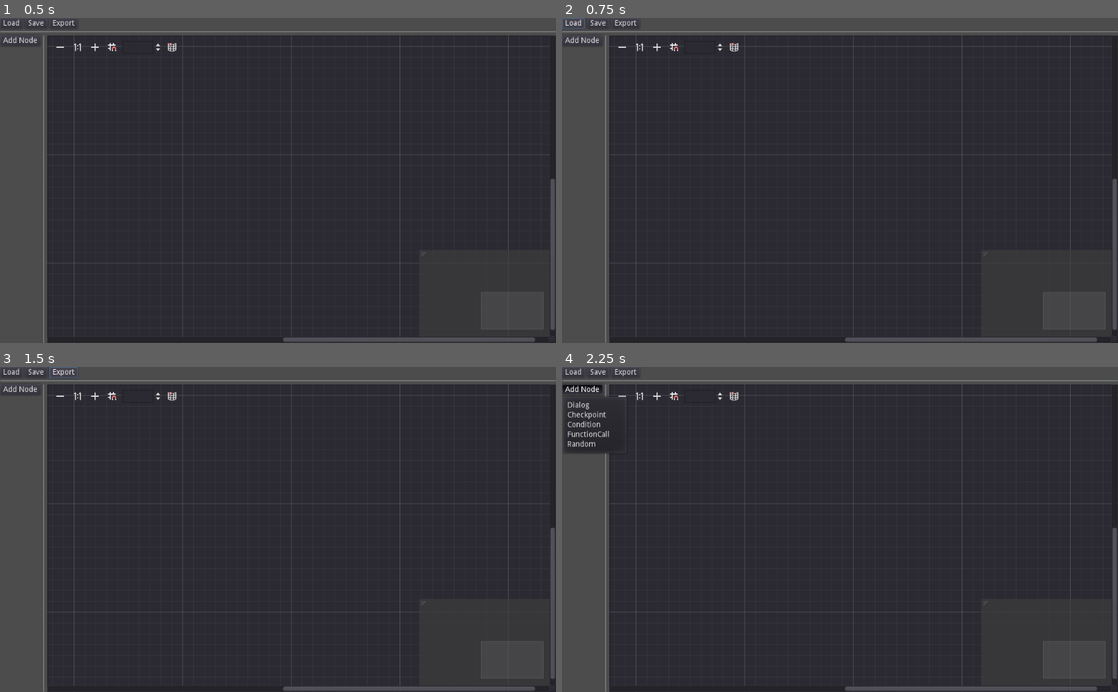
Above: before the commit, frames 1-4 (two rows, left to right).
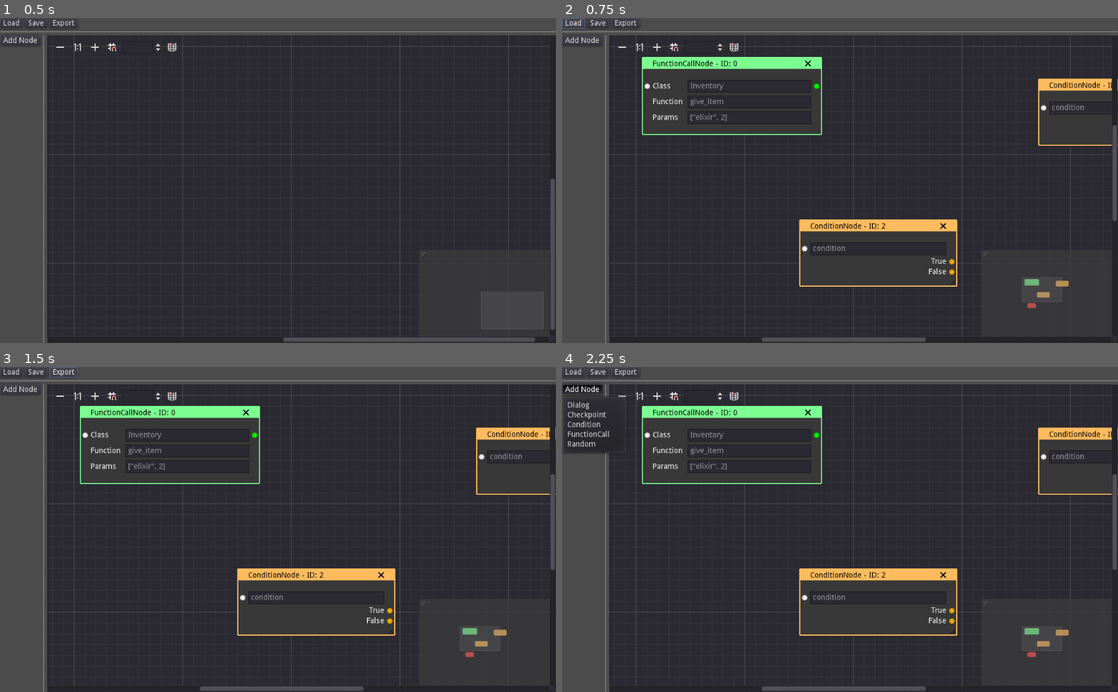
Above: after the commit, the same moments.

Repository: fossegutten/FuzzyStoryEditor
Game: Godot game, scene res://StoryEditor.tscn
Two runs of this game, one before a commit and one after it. Both use one fixed random seed, a clock stepped at 60 frames per second and the inputs below.
Inputs:
- Up to frame 1 (0.5 s): no input
- Up to frame 2 (0.75 s): click "Load" at 0.5 s
- Up to frame 3 (1.5 s): click "Export" at 1.25 s
- Up to frame 4 (2.25 s): click "Add Node" at 2 s

Frame 1 is identical in both runs. In frame 2, 5.1% of the frame differs, in the area x 14-100%, y 11-100%; in frame 3, 5.1%; in frame 4, 5.1%.
Error before the commit: Invalid call to function 'load_resource' in base 'Node (StorySaveLoad.gd)'. Expected 1 arguments. (res://StoryEditor.gd:46)

Commit message:
basic loading works,
but connections and node type specifics are missing

Diff:
--- a/StoryEditor.gd
+++ b/StoryEditor.gd
@@ -35,11 +35,11 @@
 
 	graph_edit.set_new_node_offset(target_pos, false)
 
-	graph_edit.create_node(id)
+	graph_edit.create_node_from_enum(id)
 
 
 func _on_AddNodePopupMenu_id_pressed(id):
-	graph_edit.create_node(id)
+	graph_edit.create_node_from_enum(id)
 
 
 func _on_LoadButton_pressed():
--- a/StoryGraphEdit.gd
+++ b/StoryGraphEdit.gd
@@ -10,6 +10,7 @@
 onready var random_node : PackedScene = preload("res://nodes/RandomNode.tscn")
 
 const POPUP_MENU_SIZE := Vector2(100, 100)
+const AUTO := -1
 
 var new_node_offset : Vector2 = Vector2() setget set_new_node_offset
 
@@ -26,7 +27,16 @@
 #		new_node_offset = new_node_offset.snapped(Vector2.ONE * snap_distance)
 
 
-func assign_node_id(node : EventNode) -> void:
+
+func is_node_id_free(id : int) -> bool:
+	for i in get_event_nodes():
+		if i.get_node_id() == id:
+			return false
+	return true
+
+
+func generate_free_node_id() -> int:
+#func assign_node_id(node : EventNode) -> int:
 
 	var used_ids : Array = []
 	for i in get_event_nodes():
@@ -36,7 +46,8 @@
 	while new_id in used_ids:
 		new_id += 1
 
-	node.set_node_id(new_id)
+	return new_id
+#	node.set_node_id(new_id)
 #	print("New id %s for node %s" % [new_id, node])
 
 
@@ -59,42 +70,60 @@
 	return false
 
 
-func create_node(node_type : int):
+func create_node_from_enum(enum_value : int, node_id : int = AUTO) -> void:
+	var type : String
+
+	match enum_value:
+		EventNode.NodeType.DIALOG:
+			type = "DialogNode"
+		EventNode.NodeType.CHECKPOINT:
+			type = "CheckpointNode"
+		EventNode.NodeType.CONDITION:
+			type = "ConditionNode"
+		EventNode.NodeType.FUNCTION_CALL:
+			type = "FunctionCallNode"
+		EventNode.NodeType.RANDOM:
+			type = "RandomNode"
+
+	create_node_from_string(type, node_id)
+
+
+func create_node_from_string(node_type : String, node_id : int = AUTO) -> GraphNode:
 
 	var new_node : EventNode
-	var node_name : String = "EventNode"
 
 	match node_type:
-		EventNode.NodeType.DIALOG:
+		"DialogNode":
 			new_node = dialog_node.instance()
-			node_name = "DialogNode"
-		EventNode.NodeType.CHECKPOINT:
+		"CheckpointNode":
 			new_node = checkpoint_node.instance()
-			node_name = "CheckpointNode"
-		EventNode.NodeType.CONDITION:
+		"ConditionNode":
 			new_node = condition_node.instance()
-			node_name = "ConditionNode"
-		EventNode.NodeType.FUNCTION_CALL:
+		"FunctionCallNode":
 			new_node = function_call_node.instance()
-			node_name = "FunctionCallNode"
-		EventNode.NodeType.RANDOM:
+		"RandomNode":
 			new_node = random_node.instance()
-			node_name = "RandomNode"
 		_:
-			printerr("undefined event node type")
-			return
+			printerr("undefined event node type '%s', returning" % node_type)
+			return null
 
 	new_node.connect("close_request", self, "_on_EventNode_close_request", [new_node])
 	new_node.connect("resize_request", self, "_on_EventNode_resize_request", [new_node])
 
 	add_child(new_node)
-	assign_node_id(new_node)
+
+	if node_id == AUTO:
+		node_id = generate_free_node_id()
+#		assign_node_id(new_node)
+#	else:
+	new_node.set_node_id(node_id)
 
 	new_node.offset = new_node_offset
-#	new_node.rect_position = new_node_offset
 
-	new_node.name = "%s%d" % [node_name, new_node.get_node_id()]
-	new_node.title = "%s - ID: %d" % [node_name, new_node.get_node_id()]
+	new_node.name = "%s%d" % [node_type, new_node.get_node_id()]
+	new_node.title = "%s - ID: %d" % [node_type, new_node.get_node_id()]
+
+	return new_node
 
 
 func _on_EventNode_resize_request(size : Vector2, requester : GraphNode) -> void:
--- a/StoryParser.gd
+++ b/StoryParser.gd
@@ -5,10 +5,52 @@
 #onready var graph_edit : GraphEdit = $"../VBox/HBox2/StoryGraphEdit"
 
 
-func array_to_graph(graph_edit : GraphEdit, event_nodes : Array) -> bool:
+func array_to_graph(graph_edit : GraphEdit, event_nodes_dicts : Array) -> bool:
+
+	var dict_nodes : Array = []
+
+	for i in event_nodes_dicts:
+		var node : EventNode = create_node_from_dictionary(graph_edit, i)
+		if node != null:
+			dict_nodes.append(node)
+
 
 
 	return false
+
+
+func create_node_from_dictionary(graph_edit : GraphEdit, dict : Dictionary) -> EventNode:
+
+	if !dict.has("node_type"):
+		printerr("Node not created. Not valid dictionary: %s" % dict)
+		return null
+
+	# assume the dictionary is valid, if we get to here
+
+	var node : EventNode = null
+
+	# common data for all nodes
+	var node_type : String = dict["node_type"]
+	var node_id : int = dict["node_id"]
+	var metadata : Dictionary = dict["metadata"]
+
+
+	node = graph_edit.create_node_from_string(node_type, node_id)
+
+	# node name should not be needed for anything, but connections might be useful to store in metadata
+	node.offset = metadata["position"]
+	node.rect_size = metadata["size"]
+
+	# node specific variables
+	if node_type == "CheckPointNode":
+		node.set_checkpoint_text(node["checkpoint"])
+
+		# TODO
+		# continue this, with connections etc.
+		pass
+
+	return node
+
 
 func graph_to_array(graph_edit : GraphEdit, event_nodes : Array) -> Array:
 	var nodes := []
--- a/StorySaveLoad.gd
+++ b/StorySaveLoad.gd
@@ -3,7 +3,7 @@
 var resource_path := "res://saved_story.tres"
 var json_path := "res://saved_story.json"
 
-func load_resource(resource : Resource) -> Array:
+func load_resource(resource : Resource = load(resource_path)) -> Array:
 
 	var story : FuzzyStory = ResourceLoader.load(resource_path)
 
--- a/saved_story.tres
+++ b/saved_story.tres
@@ -16,4 +16,33 @@
 "node_id": 0,
 "node_type": "FunctionCallNode",
 "params": [  ]
+}, {
+"metadata": {
+"node_name": "ConditionNode2",
+"position": Vector2( 300, 320 ),
+"size": Vector2( 291, 124 )
+},
+"next_id_false": -1,
+"next_id_true": -1,
+"node_id": 2,
+"node_type": "ConditionNode"
+}, {
+"metadata": {
+"node_name": "ConditionNode1",
+"position": Vector2( 740, 60 ),
+"size": Vector2( 291, 124 )
+},
+"next_id_false": -1,
+"next_id_true": -1,
+"node_id": 1,
+"node_type": "ConditionNode"
+}, {
+"metadata": {
+"node_name": "RandomNode3",
+"position": Vector2( 80, 580 ),
+"size": Vector2( 189, 107 )
+},
+"node_id": 3,
+"node_type": "RandomNode",
+"outcomes": [ -1, -1 ]
 } ]
